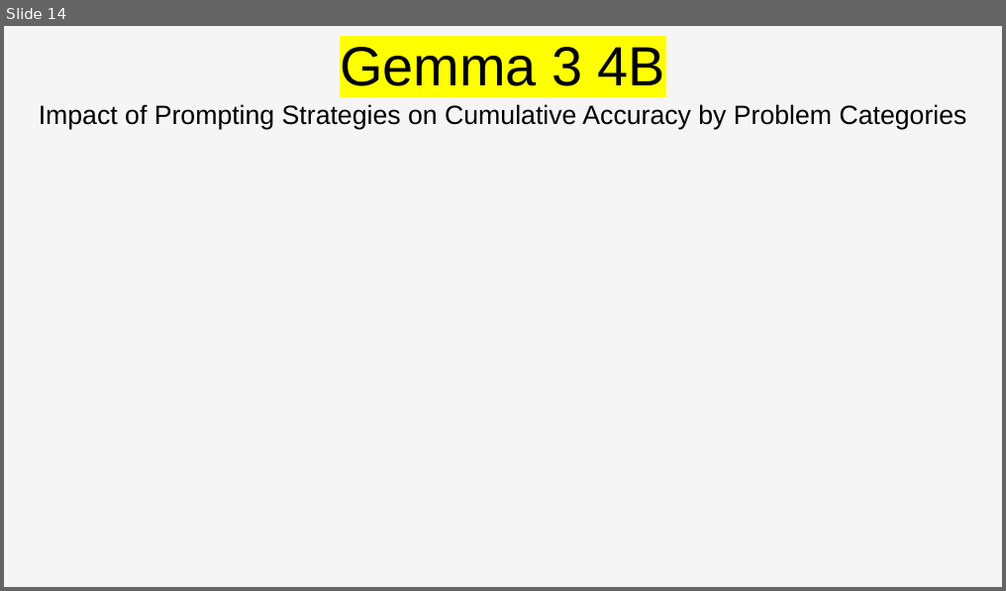
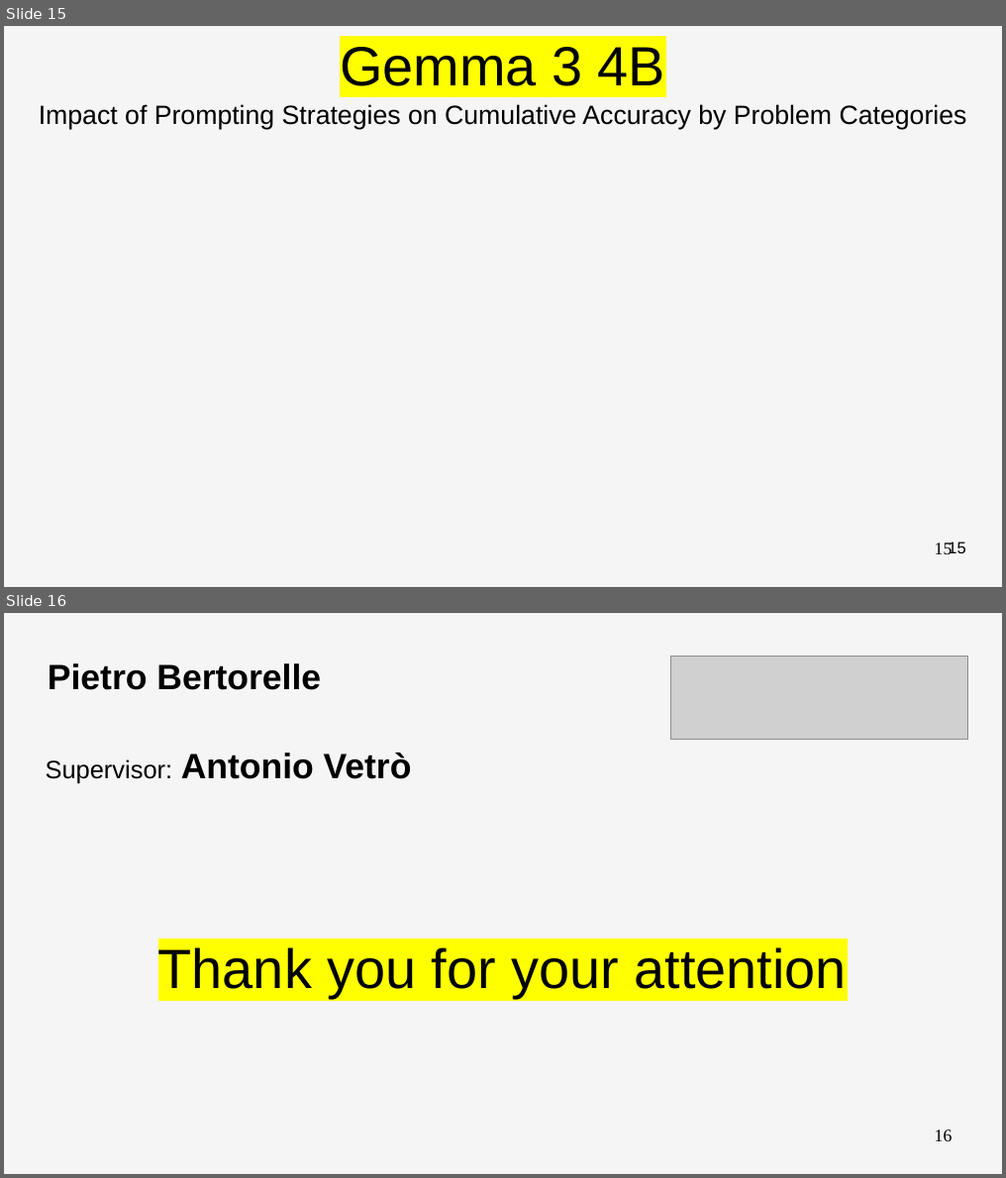
Before and after one commit to PieBerto/Stress-testing-chatbots, a slide deck: Slideshow/final_presentation_v.2.odp. Shown one above the other, each under a label of ours: slide 14 before the commit, slides 15 and 16 after it. The pictures are 1006x591 and 1006x1178 pixels, drawn with LibreOffice and Linux fonts; fonts in the diff are those of the drawing; grey boxes stand for pictures. Boxes give left, top, right and bottom in pixels: in the first picture for what was removed or moved away, otherwise in the second. Text is boxed around its words. In the diff, an @@ line names an element or a change of style, - is before the commit and + after.

```diff
--- a/Slideshow/final_presentation_v.2.odp
+++ b/Slideshow/final_presentation_v.2.odp
@@ slide 16 added at box(4, 613, 1002, 1174), background #F5F5F5 @@
@@ title added at box(48, 663, 321, 690), 28 pt, text #000000, bold @@
+Pietro Bertorelle
@@ picture added at box(670, 656, 967, 740) @@
@@ title added at box(46, 753, 412, 783), 28 pt, text #000000, bold @@
+Supervisor: Antonio Vetrò
@@ title added at box(158, 948, 846, 998), 44 pt, text #000000 @@
+Thank you for your attention
@@ page number added at box(935, 1130, 952, 1142), 14 pt, text #000000 @@
+16
@@ what was slide 14 is now slide 15 @@
@@ slide 15 changed as well @@
@@ title added at box(935, 542, 952, 555), 13 pt, text #000000 @@
+15
@@ page number added at box(947, 542, 965, 555), 14 pt, text #000000 @@
+15
```
Also in this commit, not shown: 13 other slides changed, 2 other slides added.
